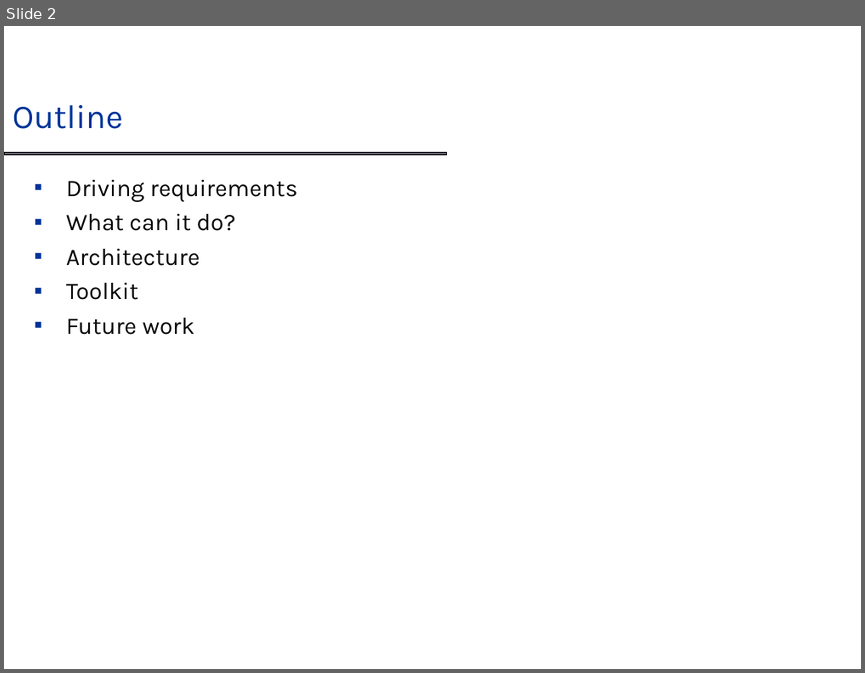
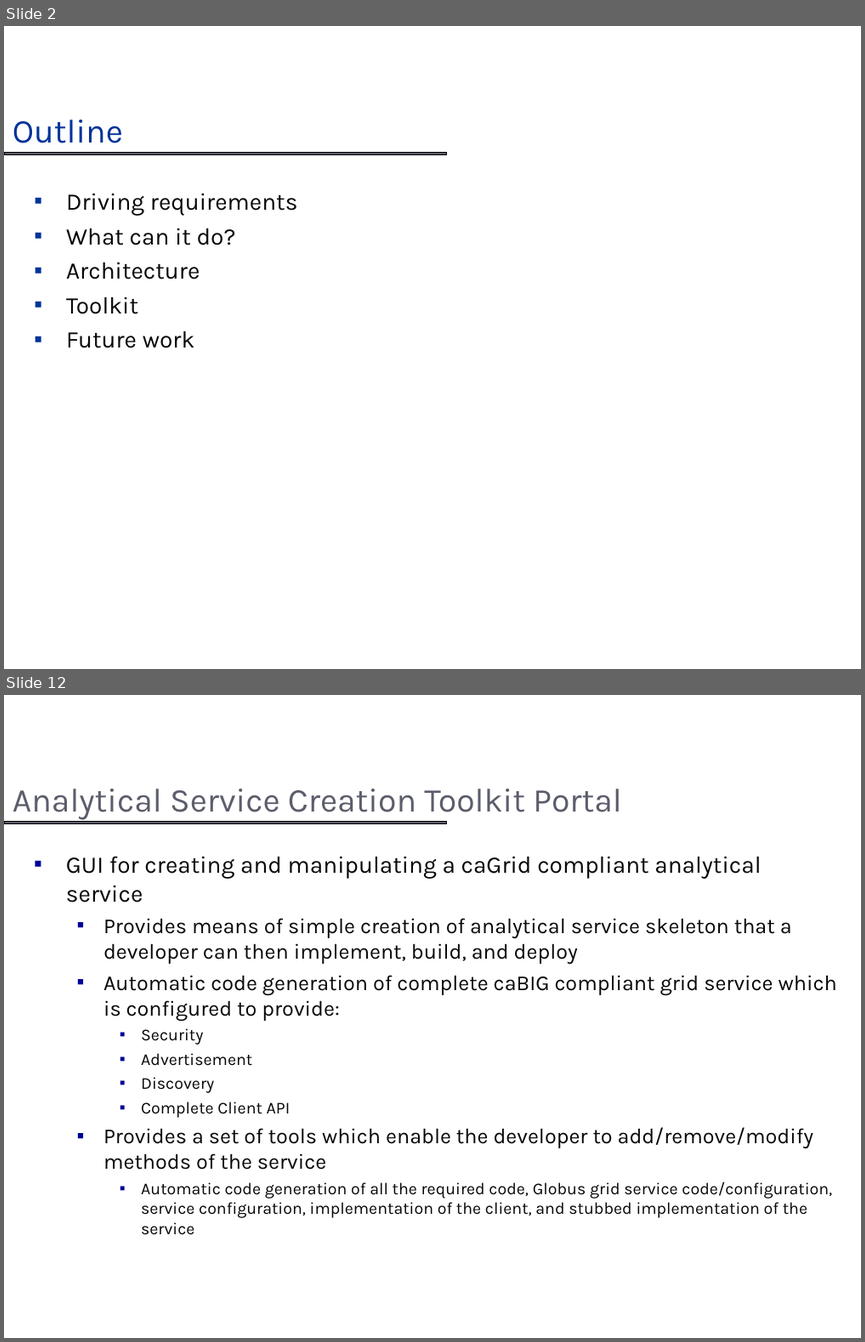
Before and after one commit to NCIP/cagrid-portal, a slide deck: cagrid-1-0/Documentation/presentations/introduce/Introduce_DIALOGUE2.ppt. Shown one above the other, each under a label of ours: slide 2 before the commit, slides 2 and 12 after it; the slides between them are not shown. The pictures are 865x673 and 865x1342 pixels, drawn with LibreOffice and Linux fonts; fonts in the diff are those of the drawing; background and template pictures are left out. Boxes give left, top, right and bottom in pixels: in the first picture for what was removed or moved away, otherwise in the second. Text is boxed around its words. In the diff, an @@ line names an element or a change of style, - is before the commit and + after.

```diff
--- a/cagrid-1-0/Documentation/presentations/introduce/Introduce_DIALOGUE2.ppt
+++ b/cagrid-1-0/Documentation/presentations/introduce/Introduce_DIALOGUE2.ppt
@@ slide 12 added at (x1=4, y1=695, x2=861, y2=1338), background #FFFFFF; not listed: 1 template element that a slide beside it also shows @@
@@ title added at (x1=12, y1=789, x2=621, y2=820), 28 pt, text #5B5D6B @@
+Analytical Service Creation Toolkit Portal
@@ text added at (x1=66, y1=856, x2=837, y2=1235), 18 pt, text #070709 @@
+▪ GUI for creating and manipulating a caGrid compliant analytical service
+  ▪ Provides means of simple creation of analytical service skeleton that a developer can then implement, build, and deploy
+  ▪ Automatic code generation of complete caBIG compliant grid service which is configured to provide:
+    ▪ Security
+    ▪ Advertisement
+    ▪ Discovery
+    ▪ Complete Client API
+  ▪ Provides a set of tools which enable the developer to add/remove/modify methods of the service
+    ▪ Automatic code generation of all the required code, Globus grid service code/configuration, service configuration, implementation of the client, and stubbed implementation of the service
@@ slide 2 changed as well @@
@@ title "Outline" moved from (x1=12, y1=105, x2=123, y2=129) to (x1=12, y1=120, x2=123, y2=143) @@
@@ text "Driving requirements" moved from (x1=66, y1=179, x2=298, y2=335) to (x1=66, y1=193, x2=298, y2=348) @@
```
Also in this commit, not shown: 1 other slide changed, 34 other slides added.
